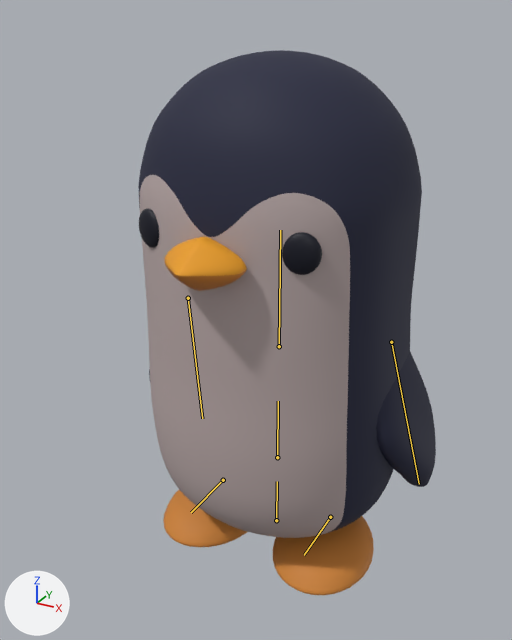
The Blender file SourceAssets/Penguin/Blender/Cold Loot - Penguin.blend: old version first, new version second.
Both versions are drawn from a camera (50 mm lens) standing at (1.2, -2.38, 2.19) and looking at (-0.02, -0.16, 1.08). Arrows for +X, +Y and +Z are at lower left; the lights stay in place. The picture after the commit comes second. The bones that bend it are drawn over the model as lines.

In view in the first picture: 'Flipper.L', 'Foot.L', 'Foot.R', 'Penguin'.
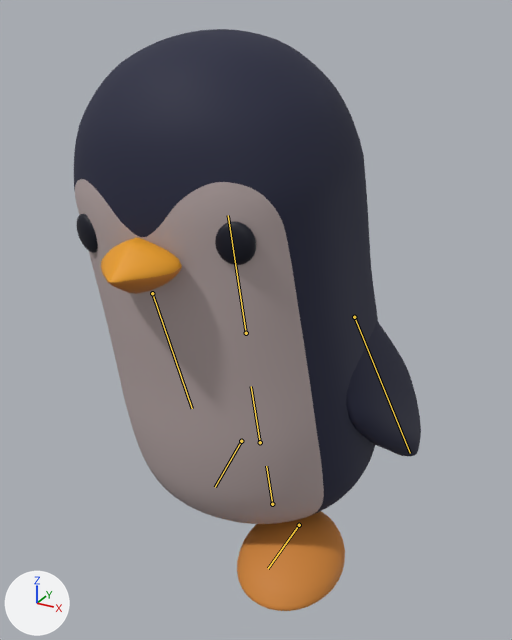
The newer file adds an action. The first version stands in its rest pose; the second is drawn at frame 15 of the action 'Sprint_Spring_Waddle'.

The change in detail:
Bone 'Root' (bone_root) moves from (0.0, 0.0, 0.0) to (-0.022, 0.086, 0.0).
Bone 'Root' (bone_root) turns from (0, 0, 0) to (6, 0, 5) degrees about its own x, y and z.
Bone 'Body.Jiggle' (bone_body_jiggle) moves from (0.0, 0.0, 0.0) to (-0.013, 0.001, 0.004).
Bone 'Foot.L' (bone_foot_l) moves from (0.0, 0.0, 0.0) to (0.017, 0.204, 0.01).
Bone 'Foot.L' (bone_foot_l) turns from (0, 0, 0) to (4, -5, -1) degrees about its own x, y and z.
Bone 'Foot.R' (bone_foot_r) moves from (0.0, 0.0, 0.0) to (-0.039, -0.197, 0.033).
Bone 'Foot.R' (bone_foot_r) turns from (0, 0, 0) to (-18, -5, -1) degrees about its own x, y and z.

Boxes (x1, y1, x2, y2) around the edits, measured in the pictures (512 x 640 px):
'Penguin', posed (7% wider): before (138, 50, 422, 538); after (74, 29, 378, 524)
'Foot.L', posed: before (273, 516, 374, 595); after (237, 511, 345, 611)
'Flipper.L', posed (25% wider): before (376, 351, 436, 487); after (346, 322, 421, 456)
'Foot.R', posed (not visible afterwards): before (163, 490, 247, 547)
bone 'Root', root to tip: before (276, 520) to (277, 481); after (272, 504) to (266, 466)
bone 'Body.Jiggle', root to tip: before (277, 457) to (278, 401); after (260, 442) to (251, 386)
bone 'Foot.L', root to tip: before (330, 517) to (304, 555); after (299, 525) to (268, 568)
bone 'Foot.R', root to tip: before (223, 480) to (191, 512); after (241, 441) to (215, 487)
